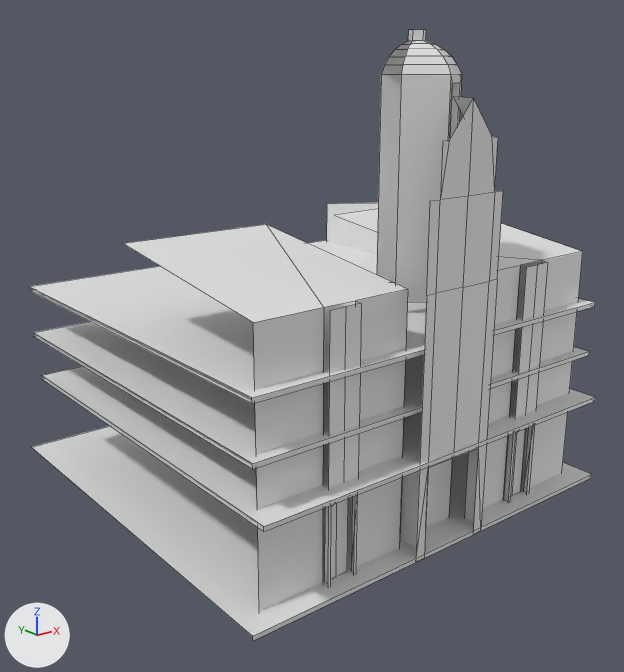
The FBX model Assets/Rayyan/3D Models/Final Models/June Models/RissikStreetPostOffice.fbx, before and after one commit.
The view is the same before and after, from a 50 mm camera at (-12.19, -15.63, 9.55) aimed at (-0.12, -0.55, 3.52). The lights are fixed; the arrows at lower left show +X, +Y and +Z. Mesh edges are drawn as thin lines. Where no turn or scale is listed for an object, it has been applied to the vertices.

In view in the first picture: 'Building'.
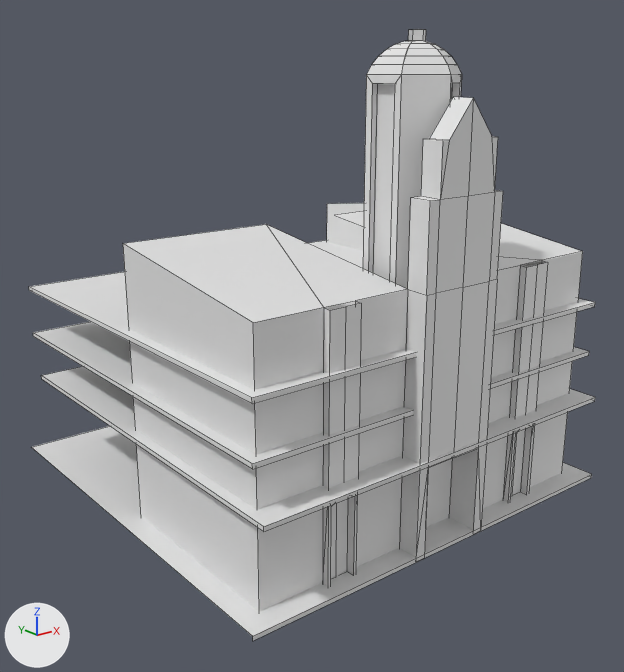
Boxes (x1, y1, x2, y2) around the edits, measured in the pictures (624 x 672 px):
part 1 of me_cube_008, added: after (363, 41, 412, 283)
part 2 of me_cube_008, added: after (29, 97, 532, 611)

The change in detail:
me_cube_008 is used by ob_building; location (0.0, 0.0, 0.0).
me_cube_008 had 181 vertices, 116 faces and spanned x -5.0..5.0, y -5.04..5.0, z 0.0..10.18.
me_cube_008 now has 215 vertices, 153 faces and spans x -5.0..5.0, y -5.04..5.0, z -0.03..10.18.
me_cube_008 part 1: a new loose piece of 29 vertices spanning x -0.8..0.0, y -3.96..-2.57, z 5.15..9.98.
Part 2, on me_cube_008:
5 vertices are added at (-0.58, -4.5, 8.29), (-0.74, -4.5, 8.29), (-0.99, -4.5, 7.26), (-0.74, -4.5, 7.27), (-4.5, 0.0, -0.03).
19 new faces join them.
